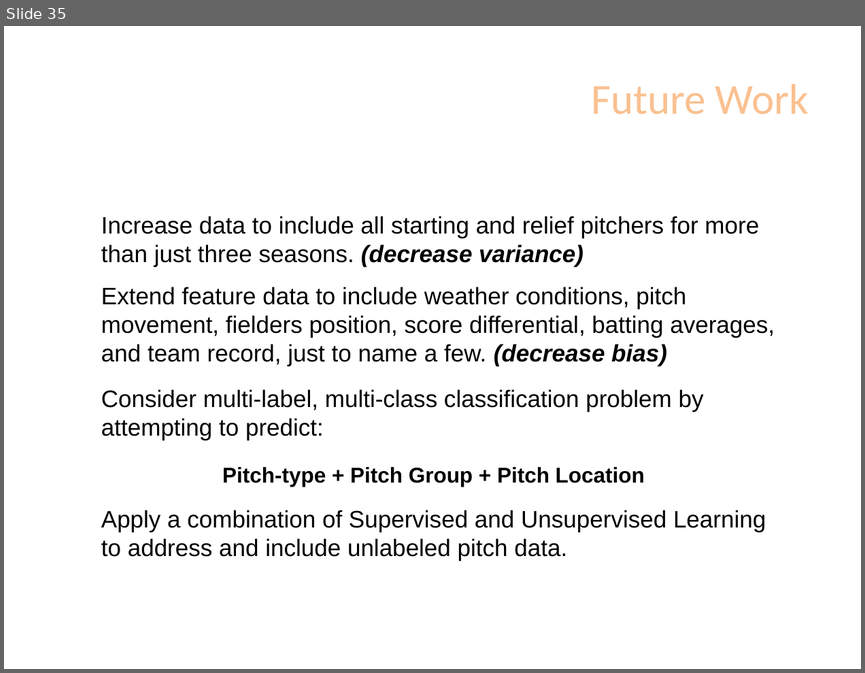
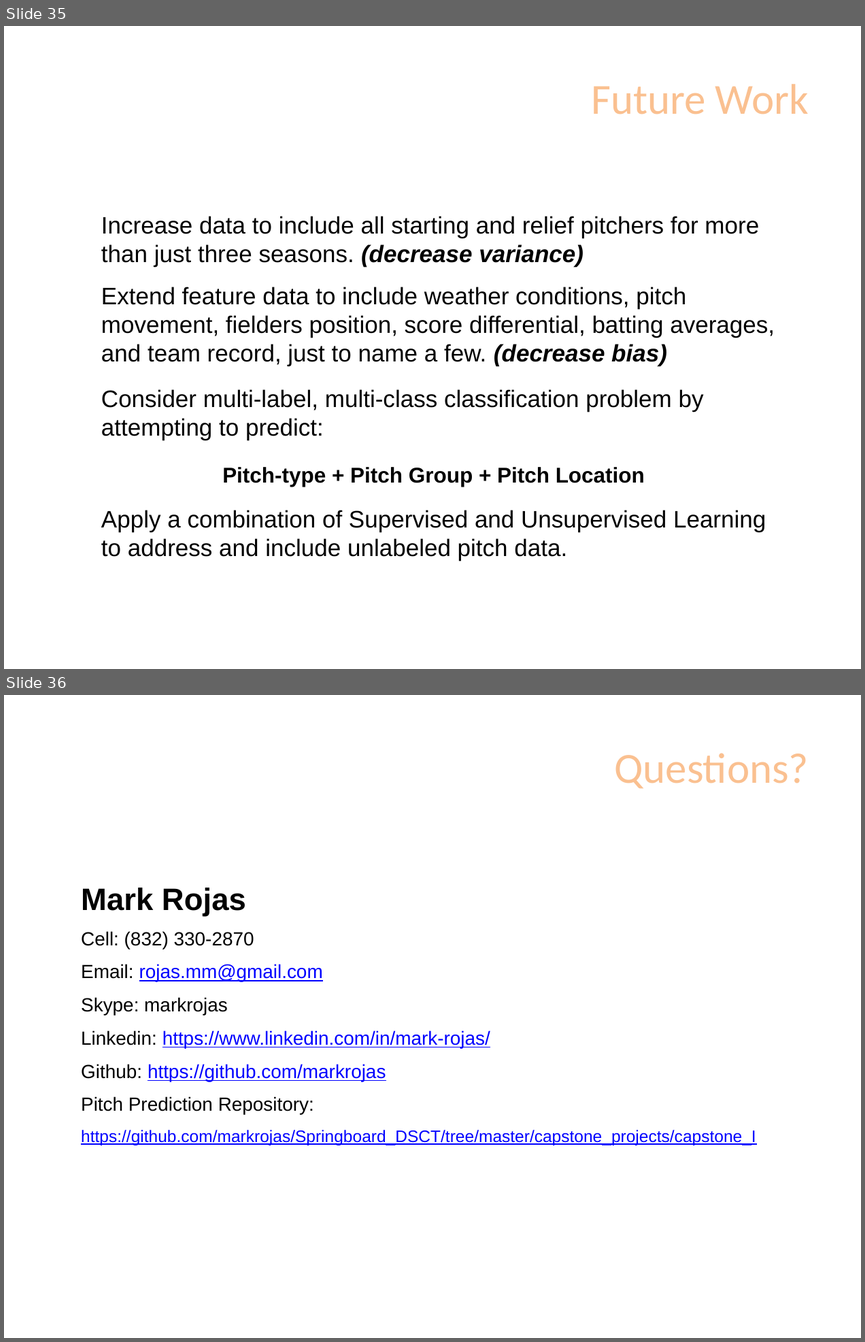
Before and after one commit to markrojas/Springboard_DSCT, a slide deck: capstone_projects/capstone_I/06_Capstone_I_Pitch_Prediction_Slidedeck.pptx. Shown one above the other, each under a label of ours: slide 35 before the commit, slides 35 and 36 after it. The pictures are 865x673 and 865x1342 pixels, drawn with LibreOffice and Linux fonts; fonts in the diff are those of the drawing; background and template pictures are left out. Boxes give left, top, right and bottom in pixels: in the first picture for what was removed or moved away, otherwise in the second. Text is boxed around its words. In the diff, an @@ line names an element or a change of style, - is before the commit and + after.

Commit message:
Update Capstone I Presentation

```diff
--- a/capstone_projects/capstone_I/06_Capstone_I_Pitch_Prediction_Slidedeck.pptx
+++ b/capstone_projects/capstone_I/06_Capstone_I_Pitch_Prediction_Slidedeck.pptx
@@ slide 36 added at (4,695,861,1338), background picture (left out) @@
@@ text added at (614,753,808,788), 36 pt, text #FAC090 @@
+Questions?
@@ text added at (81,887,756,1145), 16 pt, text #0000FF, underline @@
+Mark Rojas
+Cell: (832) 330-2870
+Email: rojas.mm@gmail.com
+Skype: markrojas
+Linkedin: https://www.linkedin.com/in/mark-rojas/
+Github: https://github.com/markrojas
+Pitch Prediction Repository:
+https://github.com/markrojas/Springboard_DSCT/tree/master/capstone_projects/capstone_I
```
Also in this commit, not shown: 16 slides changed.
